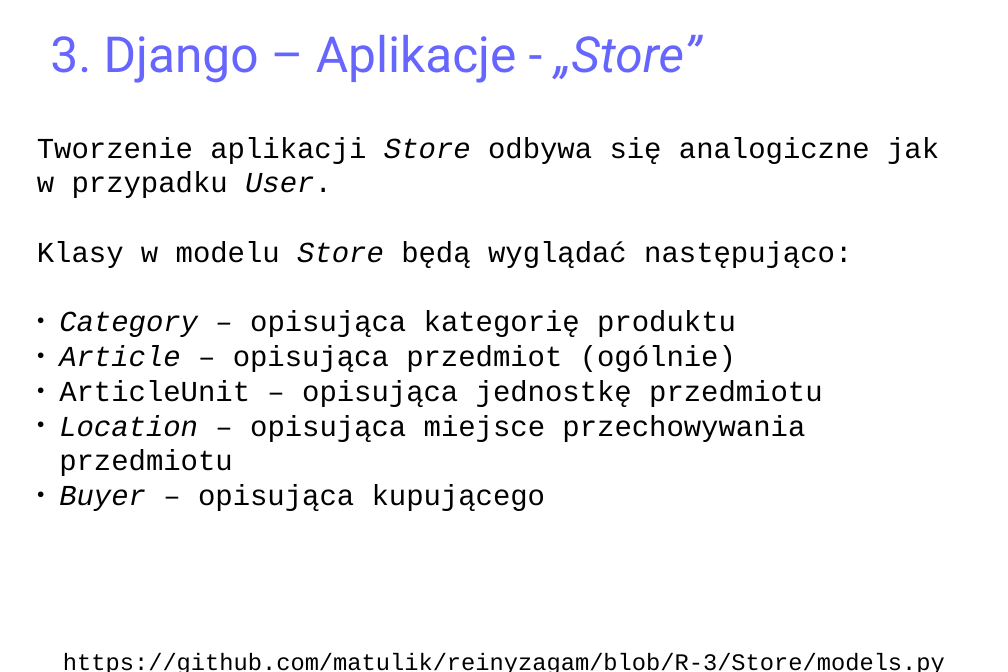
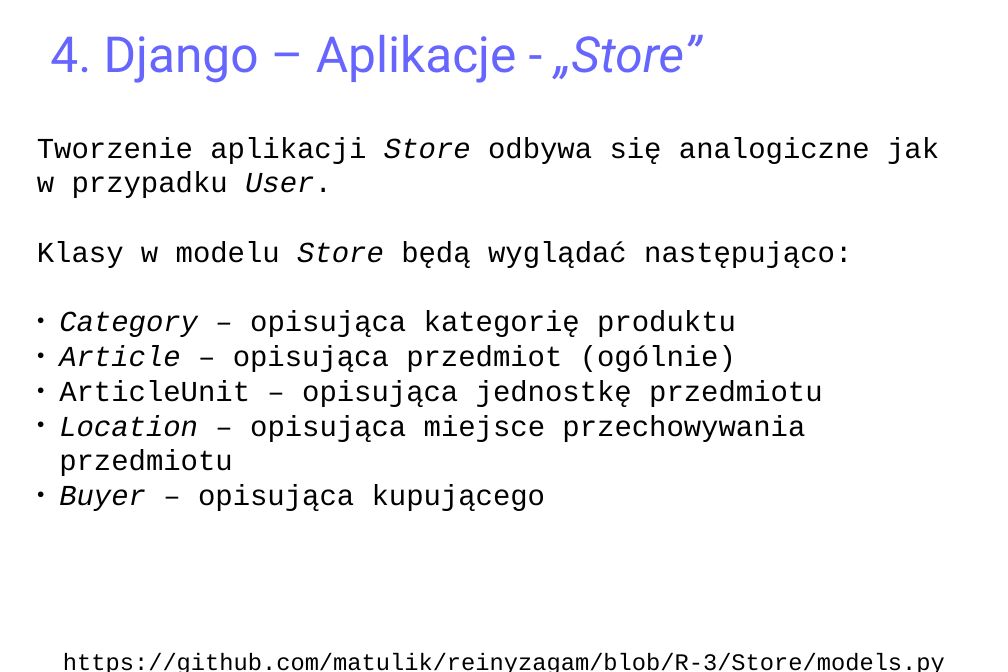
Before and after one commit to matulik/reinyzagam, a slide deck: slide 18 of Docs/presentation.odp. Drawn at 1008x672 pixels with LibreOffice and Linux fonts; fonts in the diff are those of the drawing. Boxes give left, top, right and bottom in pixels: in the first picture for what was removed or moved away, otherwise in the second. Text is boxed around its words. In the diff, an @@ line names an element or a change of style, - is before the commit and + after.

```diff
--- a/Docs/presentation.odp
+++ b/Docs/presentation.odp
@@ title at (x1=50, y1=35, x2=701, y2=83): text changed @@
-3. Django – Aplikacje - „Store”
+4. Django – Aplikacje - „Store”
```
Also in this commit, not shown: 15 other slides changed, 11 slides added, 8 other files.
